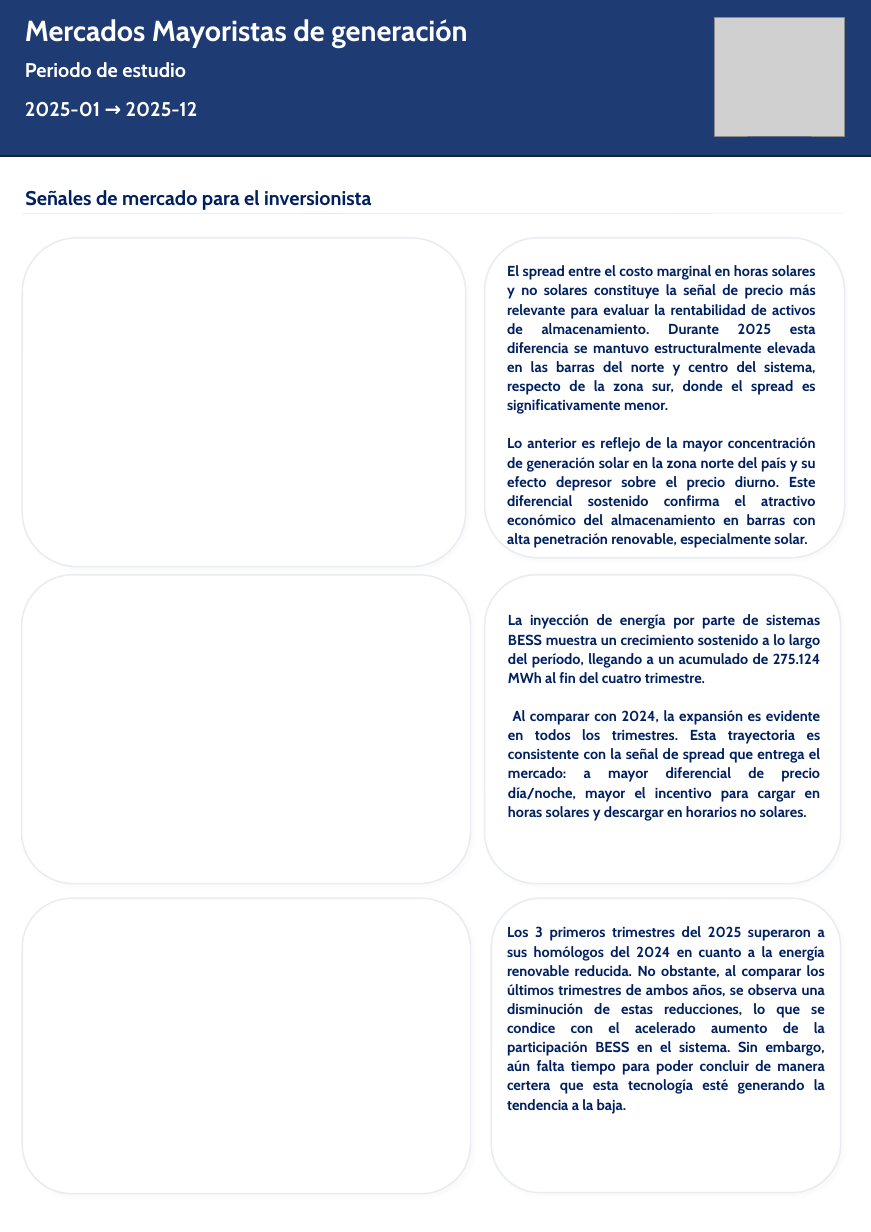
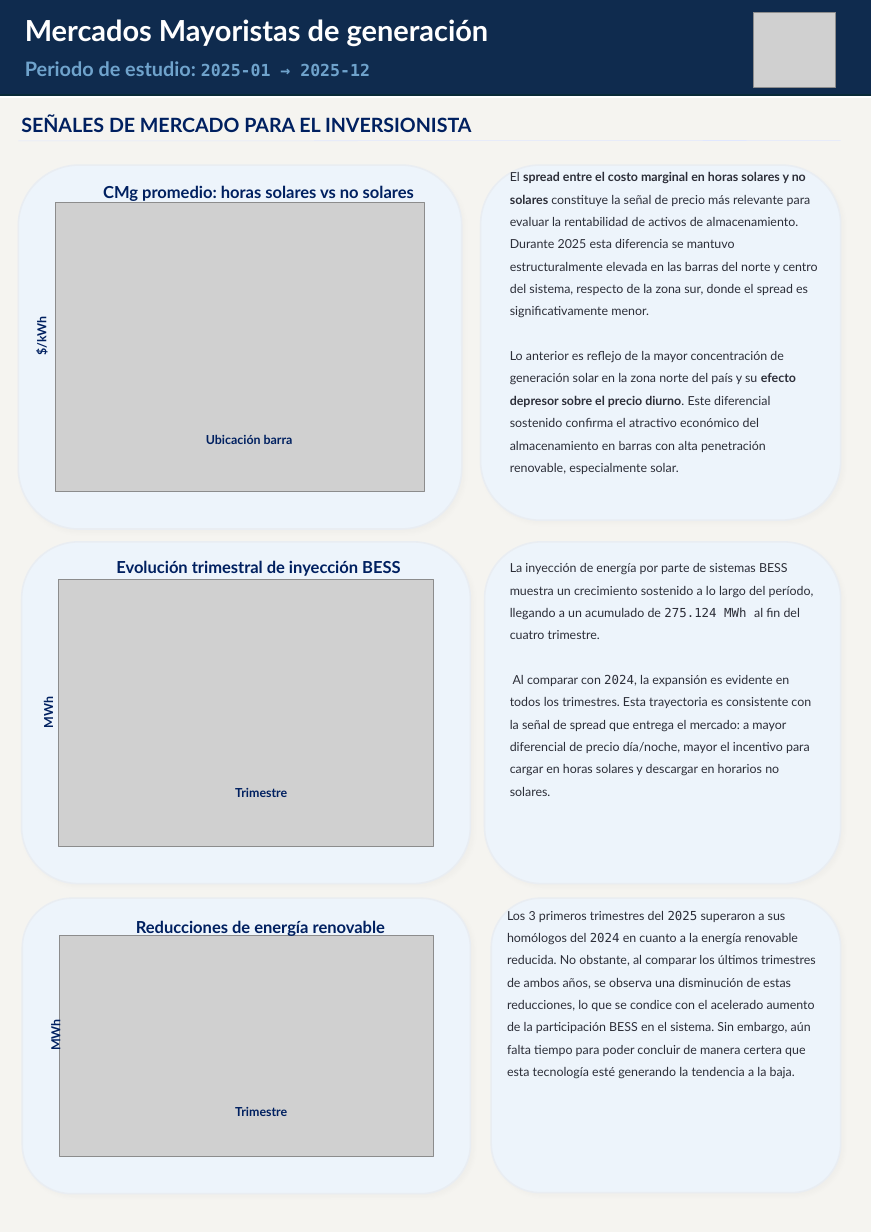
Before and after one commit to Pinzun/reporte_generacion, a slide deck: slide 2 of data/processed/reports/reporte_generacion.pptx. Drawn at 871x1232 pixels with LibreOffice and Linux fonts; fonts in the diff are those of the drawing; grey boxes stand for pictures; background and template pictures are left out. Boxes give left, top, right and bottom in pixels: in the first picture for what was removed or moved away, otherwise in the second. Text is boxed around its words. In the diff, an @@ line names an element or a change of style, - is before the commit and + after.

```diff
--- a/data/processed/reports/reporte_generacion.pptx
+++ b/data/processed/reports/reporte_generacion.pptx
@@ text "Mercados Mayoristas de generación" at box(25, 19, 489, 47): font Cabin to Lato @@
@@ rectangle: place and size @@
-rectangle at box(0, 0, 871, 156)
+rectangle at box(0, 0, 871, 95)
@@ rectangle at box(0, 0, 871, 95): fill #1F3B73 to #0F2B4E @@
@@ picture: place and size @@
-picture at box(715, 18, 845, 136)
+picture at box(753, 13, 836, 87)
@@ text at box(25, 61, 370, 76): text changed; font Cabin to Lato; text colour #FFFFFF to #6FA3CC @@
-2025-01 → 2025-12
+Periodo de estudio: 2025-01 → 2025-12
@@ text removed at box(25, 62, 186, 78) @@
-Periodo de estudio
@@ rectangle added at box(0, 98, 871, 1232), fill #F5F4F0, outline #F5F4F0 1.5 pt @@
@@ text at box(21, 115, 472, 132): text changed; size 19.3 to 19 pt; font Cabin to Lato @@
-Señales de mercado para el inversionista
+SEÑALES DE MERCADO PARA EL INVERSIONISTA
@@ line moved from (22, 214) - (845, 213) to (19, 141) - (841, 140) @@
@@ text "El spread entre el costo ...": place and size @@
-text "El spread entre el costo ..." at box(507, 265, 816, 548)
+text "El spread entre el costo ..." at box(510, 171, 818, 474)
@@ text "El spread entre el costo ..." at box(510, 171, 818, 474): size 14 to 12 pt, font Cabin to Lato, text colour #002060 to #2C2E38; bold off in "El constituye la señal de precio más ...", "Lo anterior es reflejo de la mayor ..."; alignment justified to left; line spacing 1.1 to 1.5 @@
@@ rounded rectangle: place and size @@
-rounded rectangle at box(22, 238, 466, 566)
+rounded rectangle at box(19, 165, 462, 529)
@@ fill #FFFFFF to #EDF4FB in 6 elements at box(491, 899, 840, 1193), box(22, 899, 471, 1194), box(22, 542, 470, 884), box(484, 542, 840, 884), box(19, 165, 462, 529), box(481, 165, 840, 521) @@
@@ rounded rectangle: place and size @@
-rounded rectangle at box(484, 238, 844, 557)
+rounded rectangle at box(481, 165, 840, 521)
@@ picture added at box(56, 203, 425, 492) @@
@@ text added at box(103, 185, 414, 201), 16 pt, text #002060, bold @@
+CMg promedio: horas solares vs no solares
@@ text added at box(34, 319, 49, 354), 12 pt, text #002060, bold @@
+$/kWh
@@ text added at box(206, 434, 293, 444), 12 pt, text #002060, bold @@
+Ubicación barra
@@ text "La inyección de energía por ...": place and size @@
-text "La inyección de energía por ..." at box(508, 614, 821, 821)
+text "La inyección de energía por ..." at box(510, 563, 814, 796)
@@ text "La inyección de energía por ..." at box(510, 563, 814, 796): size 14 to 12 pt, font Cabin to Lato, text colour #002060 to #2C2E38, bold off; font Cabin to DejaVu Sans Mono in "275.124 MWh", "2024,"; alignment justified to left; line spacing 1.1 to 1.5 @@
@@ rounded rectangle: place and size @@
-rounded rectangle at box(22, 574, 470, 884)
+rounded rectangle at box(22, 542, 470, 884)
@@ text added at box(116, 560, 400, 576), 16 pt, text #002060, bold @@
+Evolución trimestral de inyección BESS
@@ rounded rectangle: place and size @@
-rounded rectangle at box(484, 574, 840, 884)
+rounded rectangle at box(484, 542, 840, 884)
@@ picture added at box(59, 579, 433, 846) @@
@@ text added at box(41, 700, 56, 727), 12 pt, text #002060, bold @@
+MWh
@@ text added at box(235, 788, 287, 797), 12 pt, text #002060, bold @@
+Trimestre
@@ text "Los 3 primeros trimestres del ...": place and size @@
-text "Los 3 primeros trimestres del ..." at box(507, 926, 825, 1114)
+text "Los 3 primeros trimestres del ..." at box(507, 911, 816, 1079)
@@ text "Los 3 primeros trimestres del ..." at box(507, 911, 816, 1079): size 14 to 12 pt, font Cabin to Lato, text colour #002060 to #2C2E38, bold off; font Cabin to DejaVu Sans Mono in "2025 2024"; alignment justified to left; line spacing 1.1 to 1.5 @@
@@ text added at box(136, 920, 385, 936), 16 pt, text #002060, bold @@
+Reducciones de energía renovable
@@ picture added at box(60, 936, 434, 1157) @@
@@ text added at box(48, 1022, 63, 1050), 12 pt, text #002060, bold @@
+MWh
@@ text added at box(235, 1107, 287, 1116), 12 pt, text #002060, bold @@
+Trimestre
```
Also in this commit, not shown: 2 other slides changed, 15 other files.
